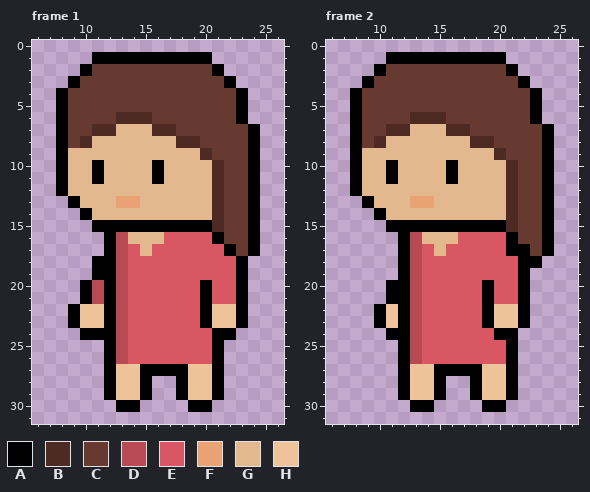
One commit to this pixel-art file: Assets/Sprite/Minigames/MiniGame2/NPC/NPC6/NPC6Move.aseprite. This is how it looked before the edit.
32x32 pixels, 2 frames. Shown: frame 1: x 6..26, y 0..31; frame 2: x 6..26, y 0..31.
Palette (. is transparent): A #000000  B #4e2a24  C #663931  D #b74a54  E #d95763  F #e9a273  G #e3b88e  H #eec39a
Pixels before, frame 1, first column x 8:
 1 ...AAAAAAAAAA....
 2 ..ACCCCCCCCCCA...
 3 .ACCCCCCCCCCCCA..
 4 ACCCCCCCCCCCCCCA.
 5 ACCCCCCCCCCCCCCA.
 6 ACCCCBBBCCCCCCCA.
 7 ACCBBGGGBBCCCCCCA
 8 ACBGGGGGGGBBCCCCA
 9 AGGGGGGGGGGGBCCCA
10 AGGAGGGGAGGGGBCCA
11 AGGAGGGGAGGGGBCCA
12 AGGGGGGGGGGGGBCCA
13 .AGGGFFGGGGGGBCCA
14 ..AGGGGGGGGGGBCCA
15 ...AAAAAAAAAABCCA
16 ....ADGGGEEEEACCA
17 ....ADEGEEEEEEACA
18 ...AADEEEEEEEEEA.
19 ...AADEEEEEEEEEA.
20 ..ADADEEEEEEAEEA.
21 ..ADADEEEEEEAEEA.
22 .AHHADEEEEEEAHHA.
23 .AHHADEEEEEEAHHA.
24 ..AAADEEEEEEEAA..
25 ....ADEEEEEEEA...
26 ....ADEEEEEEEA...
27 ....AHHAAAAHHA...
28 ....AHHA..AHHA...
29 ....AHHA..AHHA...
30 .....AA....AA....
Pixels before, frame 2, first column x 8:
 1 ...AAAAAAAAAA....
 2 ..ACCCCCCCCCCA...
 3 .ACCCCCCCCCCCCA..
 4 ACCCCCCCCCCCCCCA.
 5 ACCCCCCCCCCCCCCA.
 6 ACCCCBBBCCCCCCCA.
 7 ACCBBGGGBBCCCCCCA
 8 ACBGGGGGGGBBCCCCA
 9 AGGGGGGGGGGGBCCCA
10 AGGAGGGGAGGGGBCCA
11 AGGAGGGGAGGGGBCCA
12 AGGGGGGGGGGGGBCCA
13 .AGGGFFGGGGGGBCCA
14 ..AGGGGGGGGGGBCCA
15 ...AAAAAAAAAABCCA
16 ....ADGGGEEEEACCA
17 ....ADEGEEEEEAACA
18 ....ADEEEEEEEEAA.
19 ....ADEEEEEEEEA..
20 ...AADEEEEEAEEA..
21 ...AADEEEEEAEEA..
22 ..AHADEEEEEAHHA..
23 ..AHADEEEEEAHHA..
24 ...AADEEEEEEAA...
25 ....ADEEEEEEEA...
26 ....ADEEEEEEEA...
27 ....AHHAAAAHHA...
28 ....AHHA..AHHA...
29 ....AHHA..AHHA...
30 .....AA....AA....
After:
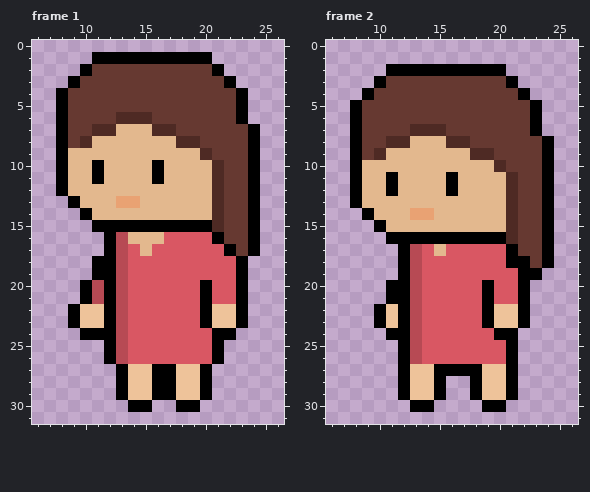
Diff:
Frame 1:
y 27: x 12..13 AH -> .A; x 15 A -> H; x 18 A -> H; x 20..21 HA -> A.
y 28..29: x 12..13 AH -> .A; x 15..18 A..A -> HAAH; x 20..21 HA -> A.
y 30: x 13 A -> .; x 15 . -> A; x 18 . -> A; x 20 A -> .
Frame 2:
y 1: x 11..20 AAAAAAAAAA -> ..........
y 2: x 10..21 ACCCCCCCCCCA -> .AAAAAAAAAA.
y 3: x 9..10 AC -> .A; x 21..22 CA -> A.
y 4: x 8..9 AC -> .A; x 22..23 CA -> A.
y 6: x 13..15 BBB -> CCC
y 7: x 11..17 BBGGGBB -> CCBBBCC; x 23..24 CA -> A.
y 8: x 10..12 BGG -> CBB; x 16..19 GGBB -> BBCC
y 9: x 9..10 GG -> CB; x 18..20 GGB -> BBC
y 10: x 11 A -> G; x 16 A -> G; x 20..21 GB -> BC
y 12: x 11 G -> A; x 16 G -> A
y 13: x 8..9 .A -> AG; x 13..14 FF -> GG
y 14: x 9..10 .A -> AG; x 13..14 GG -> FF
y 15: x 10..20 .AAAAAAAAAA -> AGGGGGGGGGG
y 16: x 11 . -> A; x 13..21 DGGGEEEEA -> AAAAAAAAB
y 17: x 22 A -> C
y 18: x 21 E -> A; x 23..24 A. -> CA
y 19: x 23 . -> A
Boxes around the changes in both pictures, in picture pixels (x1, y1, x2, y2):
changed: (104, 364, 224, 412)
changed: (350, 52, 554, 280)
